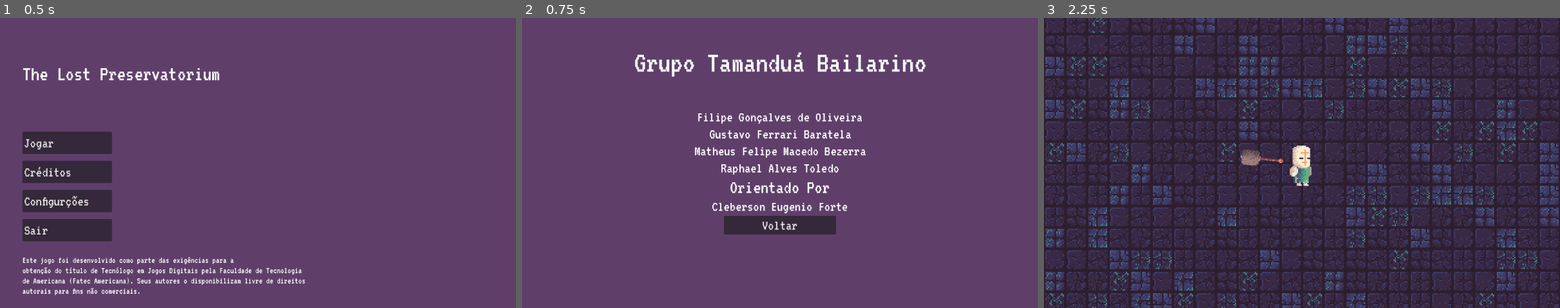
Above: before the commit, frames 1-3 (left to right).
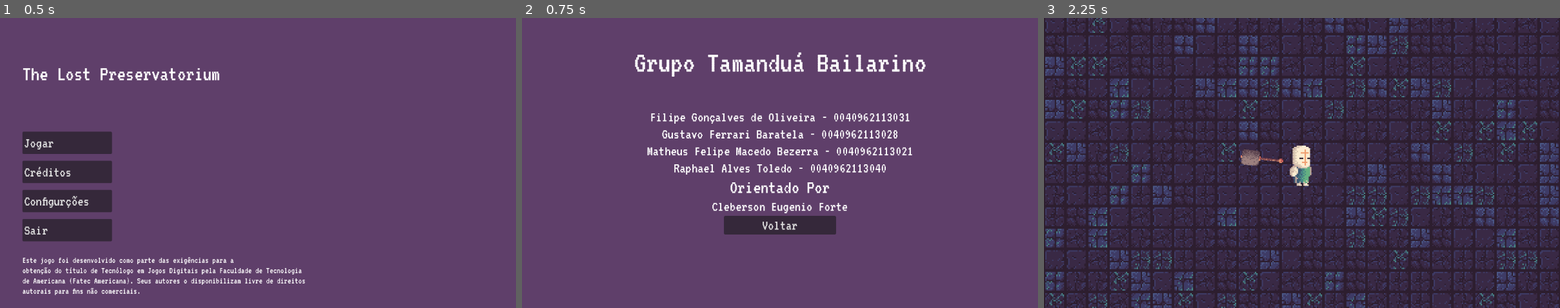
Above: after the commit, the same moments.

Repository: Shiftersout/gp-roguelite
Game: Godot game, scene res://Scenes/menu.tscn
The game is run twice, just before and just after one commit, with the same random seed, the same clock (stepped at 60 frames per second) and the same inputs.
Inputs:
- Up to frame 1 (0.5 s): no input
- Up to frame 2 (0.75 s): click "Créditos" at 0.5 s
- Up to frame 3 (2.25 s): click "Voltar" at 1.25 s; click "Jogar" at 2 s

Frame 1 is identical in both runs. In frame 2, 2.6% of the frame differs, in the area x 24-76%, y 32-54%; in frame 3, nothing differs.

Commit message:
Colocado RA nos nome

Diff:
--- a/Scenes/credits.tscn
+++ b/Scenes/credits.tscn
@@ -46,7 +46,7 @@
 layout_mode = 2
 theme_override_fonts/font = ExtResource("2_iunmu")
 theme_override_font_sizes/font_size = 33
-text = "Filipe Gonçalves de Oliveira
+text = "Filipe Gonçalves de Oliveira - 0040962113031
 "
 horizontal_alignment = 1
 
@@ -54,14 +54,15 @@
 layout_mode = 2
 theme_override_fonts/font = ExtResource("2_iunmu")
 theme_override_font_sizes/font_size = 33
-text = "Gustavo Ferrari Baratela"
+text = "Gustavo Ferrari Baratela - 0040962113028"
 horizontal_alignment = 1
 
 [node name="Matheus" type="Label" parent="MainContainer"]
 layout_mode = 2
 theme_override_fonts/font = ExtResource("2_iunmu")
 theme_override_font_sizes/font_size = 33
-text = "Matheus Felipe Macedo Bezerra"
+text = "Matheus Felipe Macedo Bezerra - 0040962113021
+"
 horizontal_alignment = 1
 
 [node name="Raphel" type="Label" parent="MainContainer"]
@@ -69,7 +70,7 @@
 theme_override_constants/line_spacing = 50
 theme_override_fonts/font = ExtResource("2_iunmu")
 theme_override_font_sizes/font_size = 33
-text = "Raphael Alves Toledo"
+text = "Raphael Alves Toledo - 0040962113040"
 horizontal_alignment = 1
 
 [node name="SubTitle" type="Label" parent="MainContainer"]
--- a/Scenes/menu.tscn
+++ b/Scenes/menu.tscn
@@ -106,6 +106,7 @@
 autorais para fins não comerciais."
 vertical_alignment = 2
 
+[connection signal="mouse_entered" from="MainContainer/HBoxContainer/VBoxContainer/Play" to="." method="_on_play_mouse_entered"]
 [connection signal="pressed" from="MainContainer/HBoxContainer/VBoxContainer/Play" to="." method="_on_play_pressed"]
 [connection signal="pressed" from="MainContainer/HBoxContainer/VBoxContainer/Credits" to="." method="_on_credits_pressed"]
 [connection signal="pressed" from="MainContainer/HBoxContainer/VBoxContainer/Options" to="." method="_on_options_pressed"]
Not shown: 1 places in Scenes/credits.tscn that only renumber resources
Not shown: 1 places in Scenes/menu.tscn that only renumber resources
Not shown: 1 places in Scenes/options.tscn that only renumber resources
